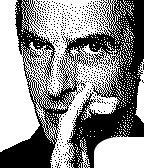
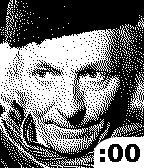
Layer changes from the first (144, 168) image to the second:
renamed ":24" to ":00", showed it, painted on it over [100, 144, 140, 162]
hid "Twelve" over [0, 0, 144, 168]
